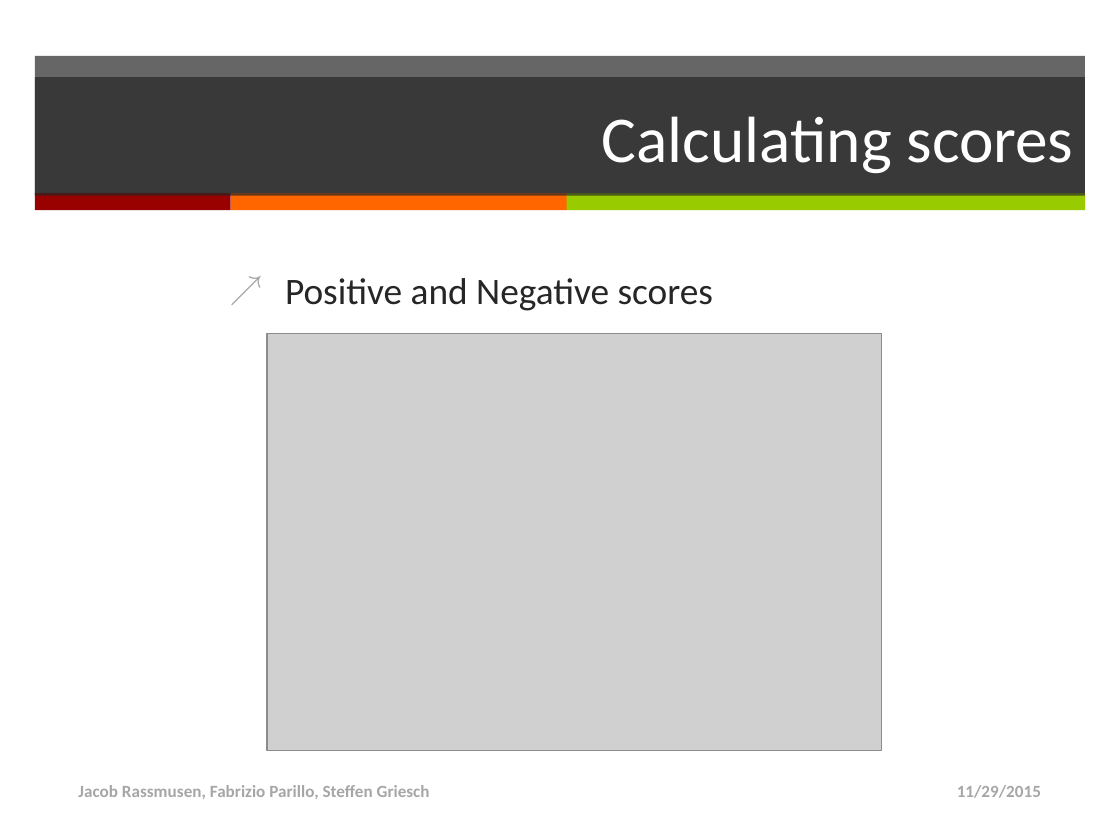
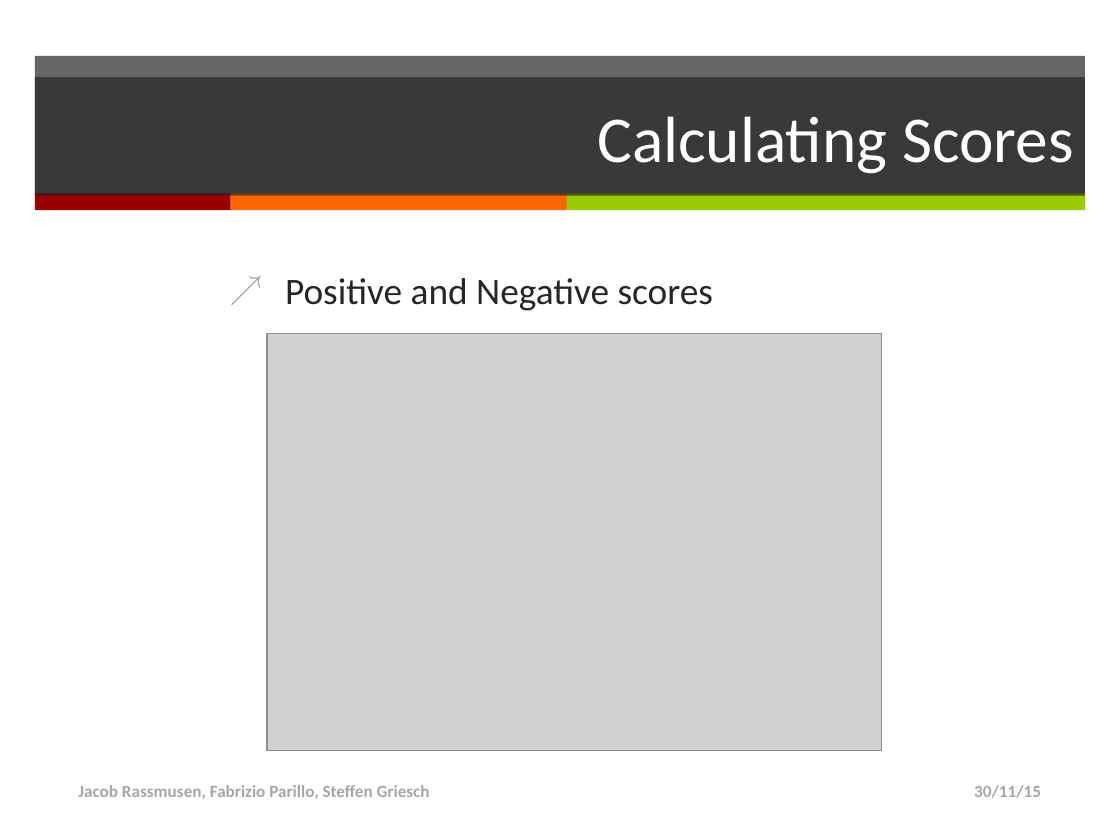
Before and after one commit to FUUbi/PSSM, a slide deck: slide 5 of Präsentation6.pptx. Drawn at 1120x840 pixels with LibreOffice and Linux fonts; fonts in the diff are those of the drawing; grey boxes stand for pictures. Boxes give left, top, right and bottom in pixels: in the first picture for what was removed or moved away, otherwise in the second. Text is boxed around its words. In the diff, an @@ line names an element or a change of style, - is before the commit and + after.

```diff
--- a/Präsentation6.pptx
+++ b/Präsentation6.pptx
@@ title at [597,116,1073,173]: text changed @@
-Calculating scores
+Calculating Scores
@@ text at [974,785,1041,798]: text changed @@
-11/29/2015
+30/11/15
```
Also in this commit, not shown: 7 other slides changed, 2 other files.
